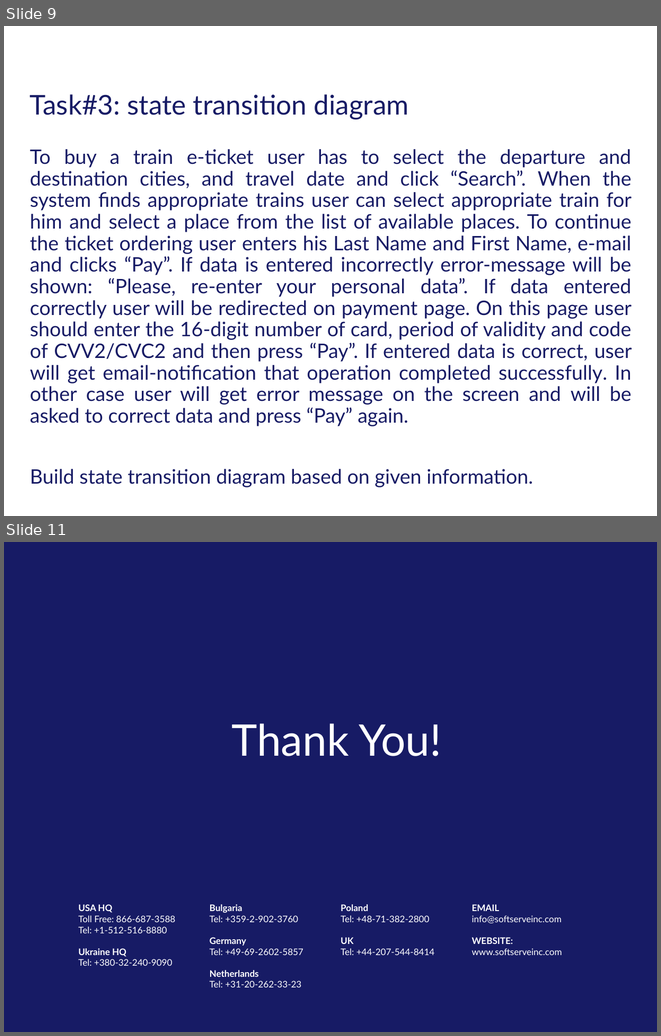
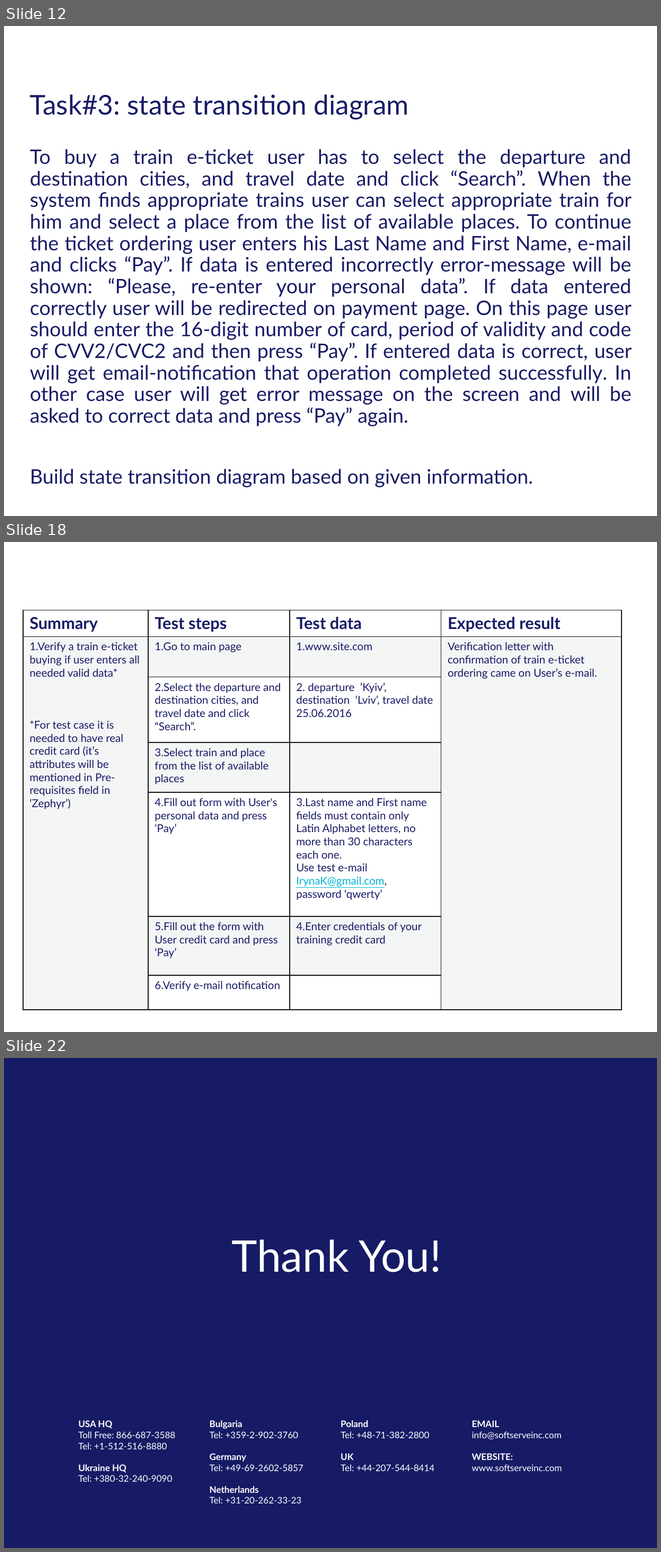
Before and after one commit to VikaSvyryd/HomeWorks, a slide deck: HW4 TDT.pptx. Shown one above the other, each under a label of ours: slides 9 and 11 before the commit, slides 12, 18 and 22 after it; the slides between them are not shown. The pictures are 661x1036 and 661x1552 pixels, drawn with LibreOffice and Linux fonts; fonts in the diff are those of the drawing; background and template pictures are left out. Boxes give left, top, right and bottom in pixels: in the first picture for what was removed or moved away, otherwise in the second. Text is boxed around its words. In the diff, an @@ line names an element or a change of style, - is before the commit and + after.

```diff
--- a/HW4 TDT.pptx
+++ b/HW4 TDT.pptx
@@ slide 18 added at bbox=[4, 542, 657, 1032], background #FFFFFF @@
@@ table added at bbox=[23, 610, 621, 1009], 7 rows, 4 columns @@
+Summary | Test steps | Test data | Expected result
+1.Verify a train e-ticket buying if user enters all needed valid data* / *For test case it is needed to have real credit card (it’s attributes will be mentioned in Pre-requisites field in ‘Zephyr’) | 1.Go to main page | 1.www.site.com | Verification letter with confirmation of train e-ticket ordering came on User’s e-mail.
+ | 2.Select the departure and destination cities, and travel date and click “Search”. | 2. departure ’Kyiv’, destination ‘Lviv’, travel date 25.06.2016 | 
+ | 3.Select train and place from the list of available places |  | 
+ | 4.Fill out form with User's personal data and press ‘Pay’ | 3.Last name and First name fields must contain only Latin Alphabet letters, no more than 30 characters each one. / Use test e-mail IrynaK@gmail.com, password ‘qwerty’ | 
+ | 5.Fill out the form with User credit card and press ‘Pay’ | 4.Enter credentials of your training credit card | 
+ | 6.Verify e-mail notification |  | 
@@ what was slide 9 is now slide 12 @@
@@ what was slide 11 is now slide 22 @@
```
Also in this commit, not shown: 4 slides changed, 11 other slides added, 1 slide removed.
